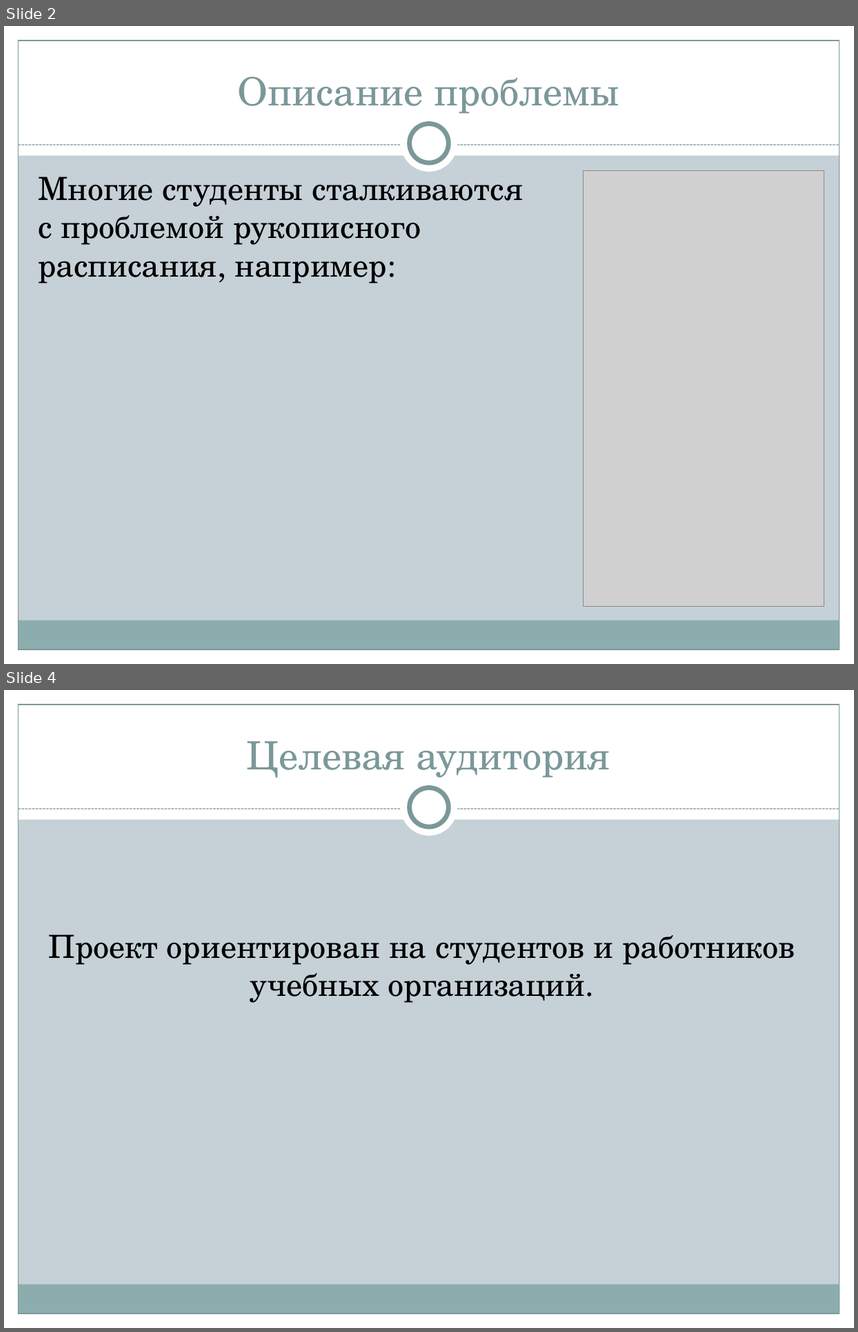
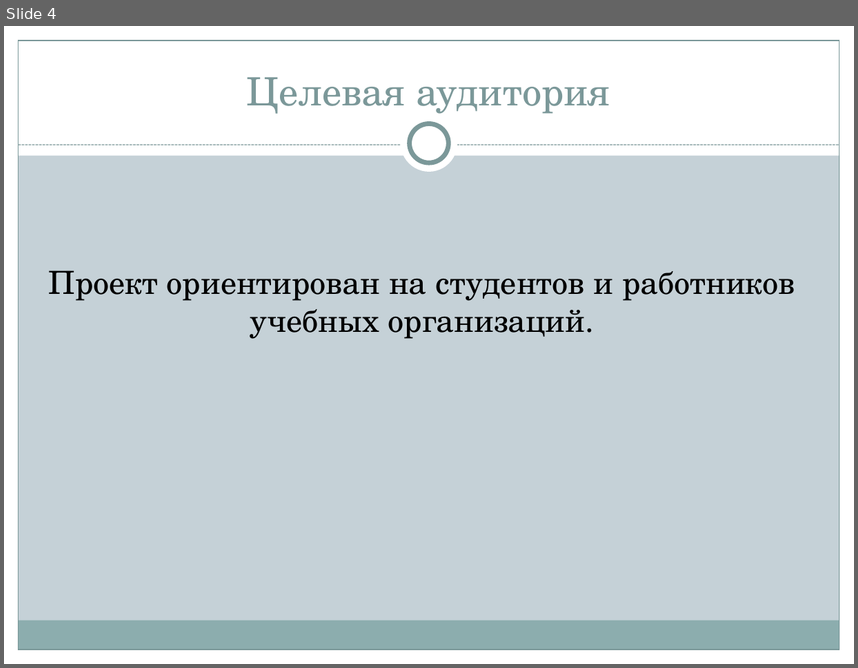
Before and after one commit to asyapfly/istu-lab-upp-2018-2019, a slide deck: Альмакеев_Романов_Касимов_ScheduList/Презентация проекта.pptx. Shown one above the other, each under a label of ours: slides 2 and 4 before the commit, slide 4 after it; the slides between them are not shown. The pictures are 858x1332 and 858x668 pixels, drawn with LibreOffice and Linux fonts; fonts in the diff are those of the drawing; grey boxes stand for pictures. Boxes give left, top, right and bottom in pixels: in the first picture for what was removed or moved away, otherwise in the second. Text is boxed around its words. In the diff, an @@ line names an element or a change of style, - is before the commit and + after.

```diff
--- a/Альмакеев_Романов_Касимов_ScheduList/Презентация проекта.pptx
+++ b/Альмакеев_Романов_Касимов_ScheduList/Презентация проекта.pptx
@@ slide 2 removed at [4,26,854,664], background #C5D1D7; not listed: 9 template elements that a slide beside it also shows @@
@@ title removed at [238,76,619,114] @@
-Описание проблемы
@@ text removed at [38,169,523,283] @@
-Многие студенты сталкиваются с проблемой рукописного расписания, например:
@@ picture removed at [583,170,824,606] @@
```
Also in this commit, not shown: 1 slide changed, 3 slides added, 2 other slides removed, 1 other file.
